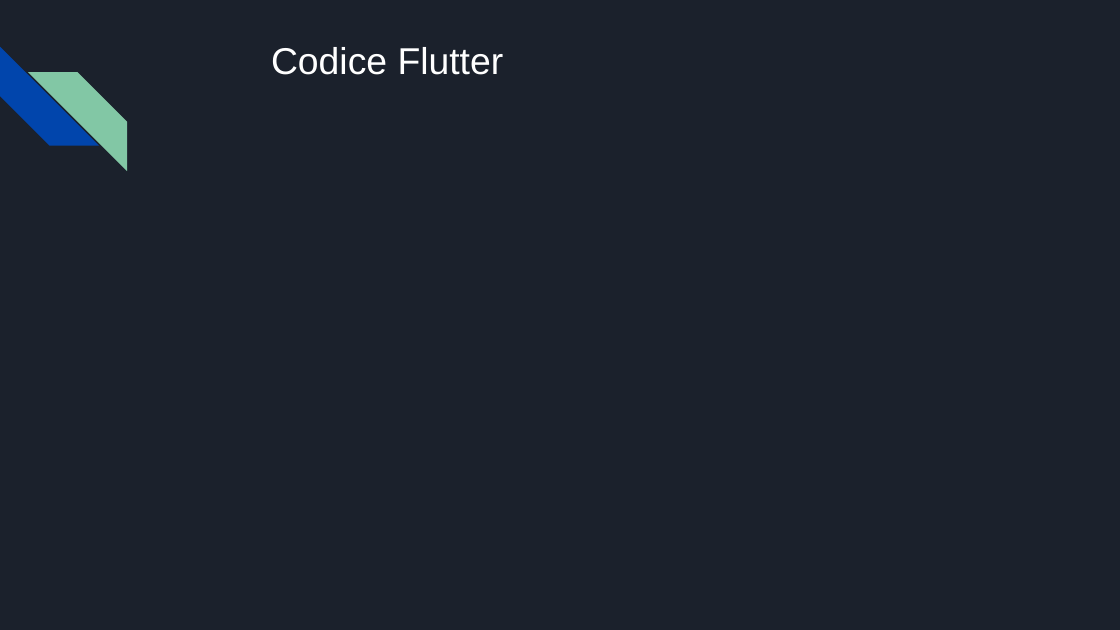
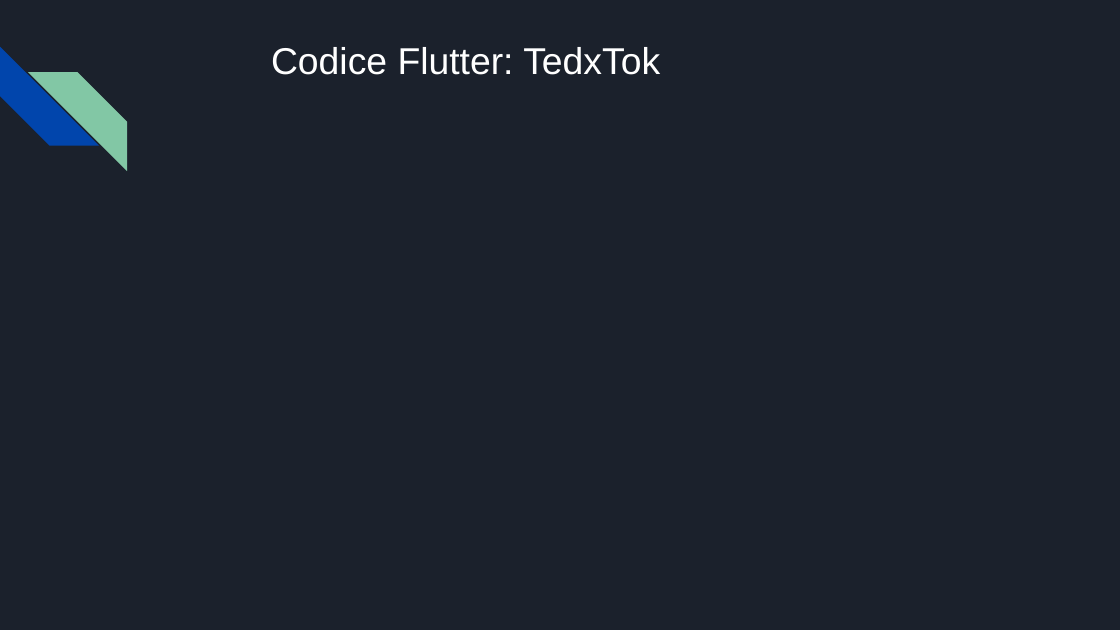
Before and after one commit to Gabriele-Mazzoleni/Progetti_Tec_Cloud_Mobile_2024, a slide deck: slide 9 of Parte 4/Presentazione TedxTok(parte 4).pptx. Drawn at 1120x630 pixels with LibreOffice and Linux fonts; fonts in the diff are those of the drawing. Boxes give left, top, right and bottom in pixels: in the first picture for what was removed or moved away, otherwise in the second. Text is boxed around its words. In the diff, an @@ line names an element or a change of style, - is before the commit and + after.

```diff
--- a/Parte 4/Presentazione TedxTok(parte 4).pptx
+++ b/Parte 4/Presentazione TedxTok(parte 4).pptx
@@ text at (271,47,660,75): text changed @@
-Codice Flutter
+Codice Flutter: TedxTok
```
Also in this commit, not shown: 2 other slides changed, 2 slides added, 2 slides removed.
